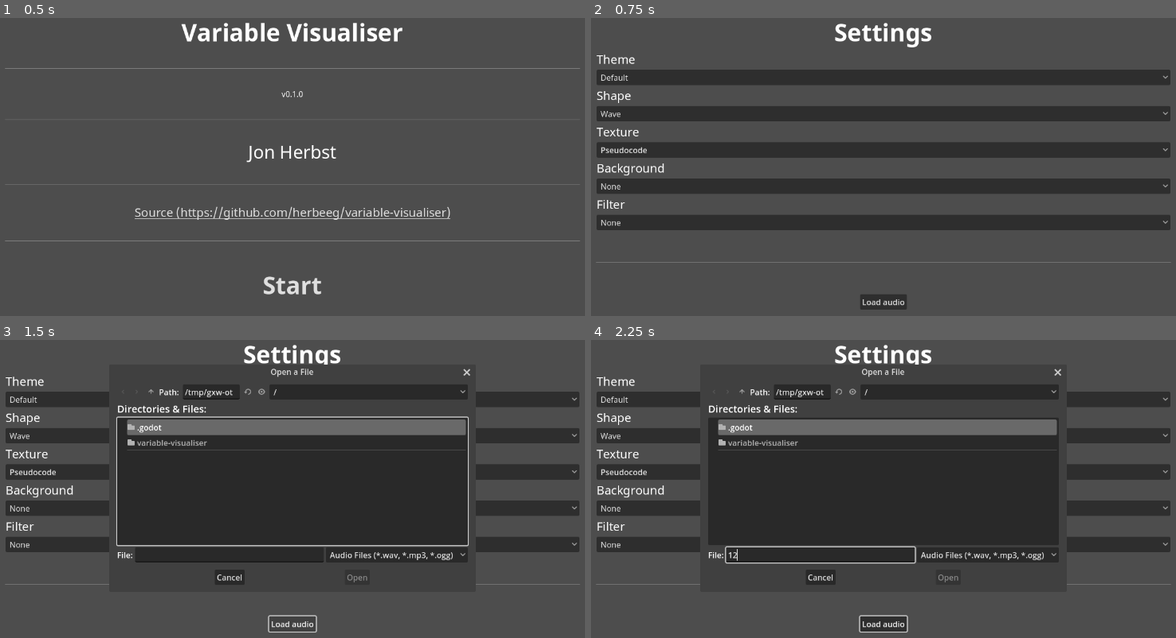
Above: before the commit, frames 1-4 (two rows, left to right).
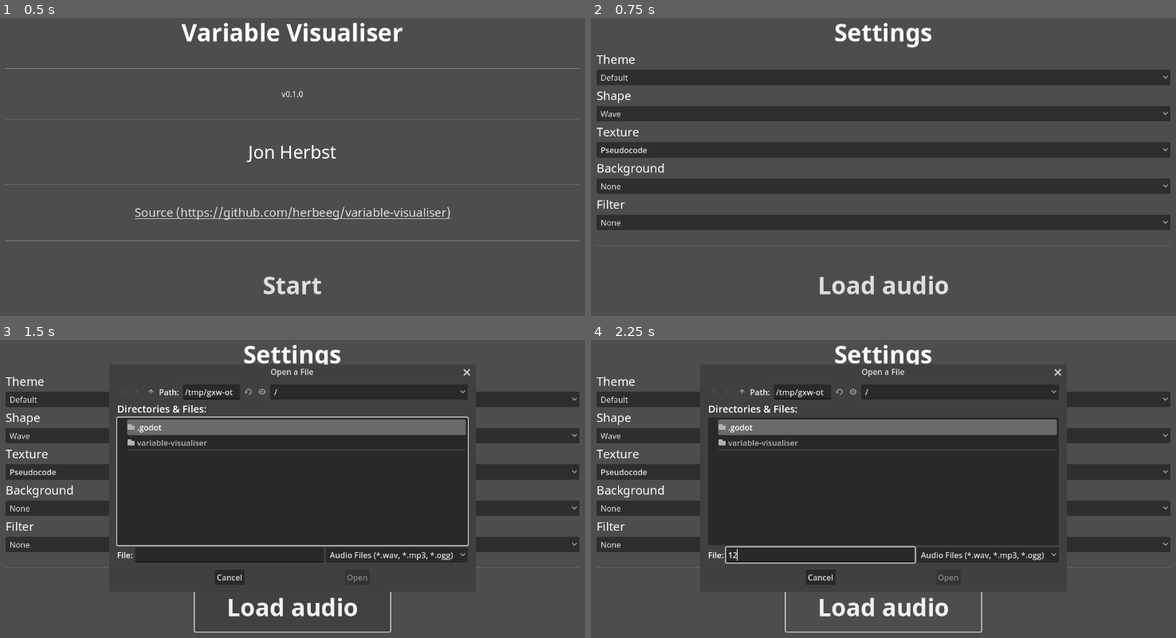
Above: after the commit, the same moments.

Repository: herbeeg/variable-visualiser
Game: Godot game, scene res://variable-visualiser/Root.tscn
The game is run twice, just before and just after one commit, with the same random seed, the same clock (stepped at 60 frames per second) and the same inputs.
Inputs (mouse positions are in pixels of both pictures, inside the frame that each line leads up to):
- Up to frame 1 (0.5 s): no input
- Up to frame 2 (0.75 s): click "Start" at 0.5 s
- Up to frame 3 (1.5 s): click "Load audio" at 1.25 s
- Up to frame 4 (2.25 s): click (819, 554) at 2.02 s; type "12" at 2.1 s

Frame 1 is identical in both runs. In frame 2, 1.2% of the frame differs, in the area x 0-100%, y 81-98%; in frame 3, 1.0%; in frame 4, 1.3%, in the area x 0-100%, y 16-99%.

Commit message:
Adding global visual variable tracking and updating values based on option dropdown menus

Diff:
--- a/project.godot
+++ b/project.godot
@@ -12,8 +12,12 @@
 
 config/name="Variable Visualiser"
 run/main_scene="res://variable-visualiser/Root.tscn"
-config/features=PackedStringArray("4.0", "GL Compatibility")
+config/features=PackedStringArray("4.1", "GL Compatibility")
 config/icon="res://icon.svg"
+
+[autoload]
+
+GlobalSettings="*res://variable-visualiser/Utils/Config.gd"
 
 [display]
 
--- a/variable-visualiser/FileHandler/Finder.gd
+++ b/variable-visualiser/FileHandler/Finder.gd
@@ -14,7 +14,7 @@
 	# Only allow specific audio files to be selected.
 	self.add_filter('*.wav, *.mp3, *.ogg', 'Audio Files')
 	# Permit access to the entire filesystem.
-	self.access = 2
+	self.access = FileDialog.ACCESS_FILESYSTEM
 	# Avoid warping of audio file selection dialog.
 	self.unresizable = true
 
--- a/variable-visualiser/Root.gd
+++ b/variable-visualiser/Root.gd
@@ -26,6 +26,14 @@
 	parent.add_theme_constant_override("margin_bottom", margin_val)
 	parent.add_theme_constant_override("margin_right", margin_val)
 
+func gatherConfig() -> void:
+	var settings_container_parent = get_node('Settings/SettingsStackContainer/SettingsListContainer')
+	GlobalSettings.visual['theme'] = settings_container_parent.get_child(1).get_item_text(settings_container_parent.get_child(1).get_selected_id()).to_lower()
+	GlobalSettings.visual['shape'] = settings_container_parent.get_child(3).get_item_text(settings_container_parent.get_child(3).get_selected_id()).to_lower()
+	GlobalSettings.visual['texture'] = settings_container_parent.get_child(5).get_item_text(settings_container_parent.get_child(5).get_selected_id()).to_lower()
+	GlobalSettings.visual['background'] = settings_container_parent.get_child(7).get_item_text(settings_container_parent.get_child(7).get_selected_id()).to_lower()
+	GlobalSettings.visual['filter'] = settings_container_parent.get_child(9).get_item_text(settings_container_parent.get_child(9).get_selected_id()).to_lower()
+
 func _startButtonPressed() -> void:
 	self.remove_child(menu)
 	self.add_child(settings)
@@ -41,4 +49,4 @@
 	finder.path_selected.connect(self._loadAudioFileSelected)
 
 func _loadAudioFileSelected(path : String, ident : String) -> void:
-	print(path)
+	gatherConfig()
--- a/variable-visualiser/UI/Settings.tscn
+++ b/variable-visualiser/UI/Settings.tscn
@@ -1,7 +1,13 @@
-[gd_scene load_steps=3 format=3 uid="uid://cawd2pq05f5c8"]
+[gd_scene load_steps=4 format=3 uid="uid://cawd2pq05f5c8"]
 
 [ext_resource type="FontFile" uid="uid://b6ahe2cavd1lv" path="res://variable-visualiser/Assets/Fonts/NotoSans-Bold.ttf" id="1_7v3rw"]
 [ext_resource type="FontFile" uid="uid://ccs47sgkgku4n" path="res://variable-visualiser/Assets/Fonts/NotoSans-Regular.ttf" id="2_0e6ah"]
+
+[sub_resource type="StyleBoxEmpty" id="StyleBoxEmpty_ju363"]
+content_margin_left = 64.0
+content_margin_top = 16.0
+content_margin_right = 64.0
+content_margin_bottom = 16.0
 
 [node name="Settings" type="MarginContainer"]
 anchors_preset = 15
@@ -137,4 +143,7 @@
 
 [node name="LoadButton" type="Button" parent="SettingsStackContainer/LoadContainer"]
 layout_mode = 2
+theme_override_fonts/font = ExtResource("1_7v3rw")
+theme_override_font_sizes/font_size = 48
+theme_override_styles/normal = SubResource("StyleBoxEmpty_ju363")
 text = "Load audio"
--- /dev/null
+++ b/variable-visualiser/Utils/Config.gd
@@ -0,0 +1,12 @@
+extends Node
+
+# Global viewport configurations.
+@onready var visual = {
+	'theme': 'default',
+	'shape': 'wave',
+	'texture': 'pseudocode',
+	'background': 'none',
+	'filter': 'none'
+}
+
+@onready var overlay = []
